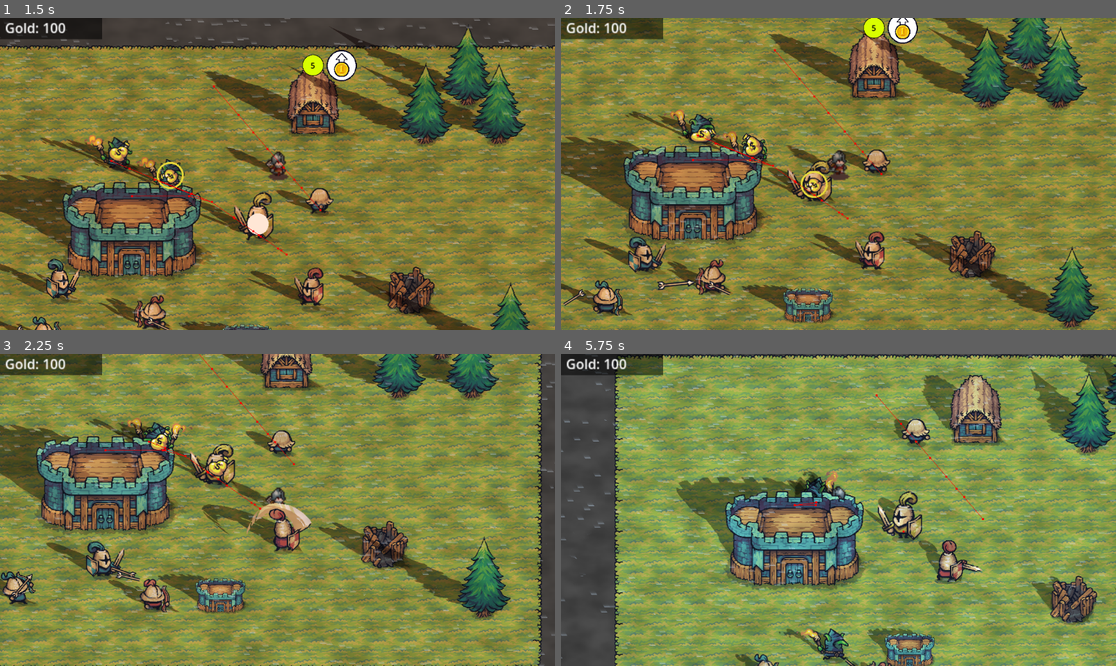
Above: before the commit, frames 1-4 (two rows, left to right).
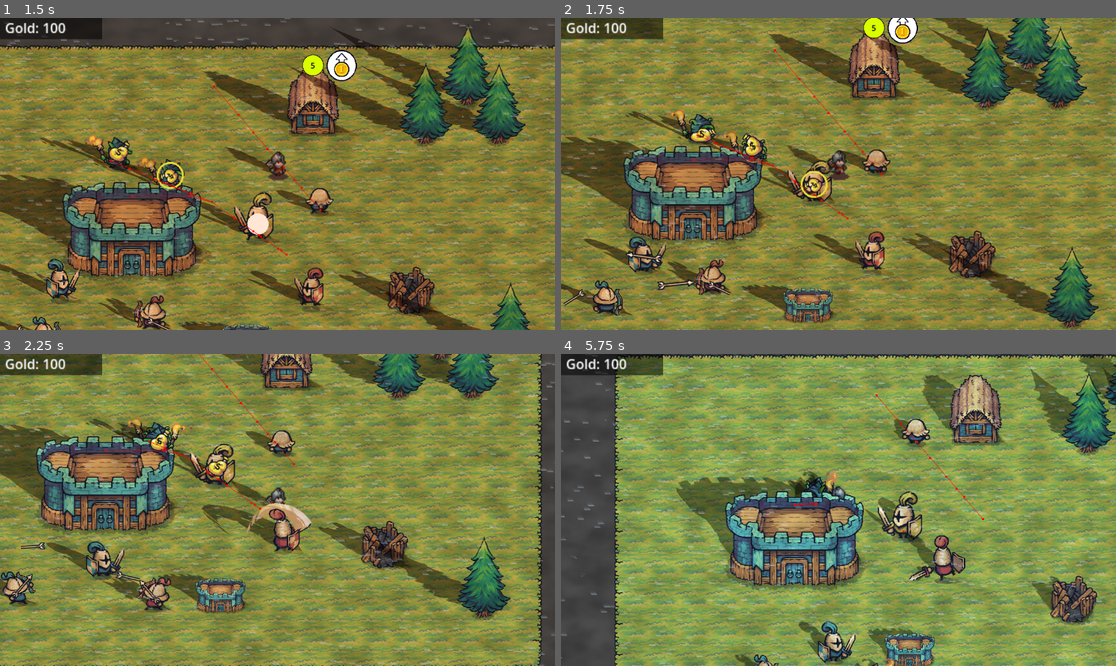
Above: after the commit, the same moments.

Repository: achotai2/battle-game-2D-proto
Game: Godot game, scene res://Scenes/main.tscn
Two runs of this game, one before a commit and one after it. Both use one fixed random seed, a clock stepped at 60 frames per second and the inputs below.
Inputs (mouse positions are in pixels of both pictures, inside the frame that each line leads up to):
- Up to frame 1 (1.5 s): move the mouse to (399, 158) at 0.52 s; hold Right (move_right) 0.53-1.28 s; tap Ctrl (attack) at 0.6, 1.35 s; move the mouse to (166, 189) at 1.27 s; hold S (move_down) from 1.28 s (still down)
- Up to frame 2 (1.75 s): keep holding S (move_down)
- Up to frame 3 (2.25 s): move the mouse to (333, 441) at 2.02 s; release S (move_down) at 2.03 s; hold Right (move_right) from 2.03 s (still down); click (333, 441) at 2.1 s
- Up to frame 4 (5.75 s): tap Ctrl (attack) at 2.3, 3.05, 3.6, 4.35, 5.3 s; move the mouse to (810, 572) at 2.77 s; release Right (move_right) at 2.78 s; hold W (move_up) 2.78-3.53 s; tap Space (interact) at 2.85 s; move the mouse to (1005, 556) at 3.52 s; hold A (move_left) 3.53-5.03 s; move the mouse to (672, 463) at 4.27 s; move the mouse to (866, 510) at 5.02 s; hold S (move_down) from 5.03 s (still down); click (866, 510) at 5.1 s

Frame 1 is identical in both runs. In frame 2, less than 0.1% of the frame differs, in the area x 11-19%, y 74-79%; in frame 3, 0.7%; in frame 4, 1.9%, in the area x 31-76%, y 58-100%.

Commit message:
Fix: prevent weapon timers from resetting repeatedly
`WeaponMelee` and `WeaponRanged` were resetting `cooldown` and `attack_delay` timers every frame when `_try_attack` was called repeatedly (e.g., by `PlayerControls` when idle). This prevented the timers from ever completing, causing the player to never attack.

This commit adds a check in `_try_attack` to return early if either timer is already running, allowing the attack cycle to proceed naturally.

Co-authored-by: achotai2 <64825783+achotai2@users.noreply.github.com>

Diff:
--- a/Scripts/Weapons/weapon_melee_base.gd
+++ b/Scripts/Weapons/weapon_melee_base.gd
@@ -87,6 +87,9 @@
 		_cancel_attack()
 		return
 
+	if not cooldown.is_stopped() or not attack_delay.is_stopped():
+		return
+
 	if not _attack_paused and is_instance_valid(movement) and movement.command_start_attack(_current_target, attack_priority):
 		_attacking = true
 		cooldown.start()
--- a/Scripts/Weapons/weapon_ranged_base.gd
+++ b/Scripts/Weapons/weapon_ranged_base.gd
@@ -94,6 +94,9 @@
 		_cancel_attack()
 		return
 
+	if not cooldown.is_stopped() or not attack_delay.is_stopped():
+		return
+
 	# Optional: only fire if we have a projectile scene
 	if projectile_scene == null:
 		return
